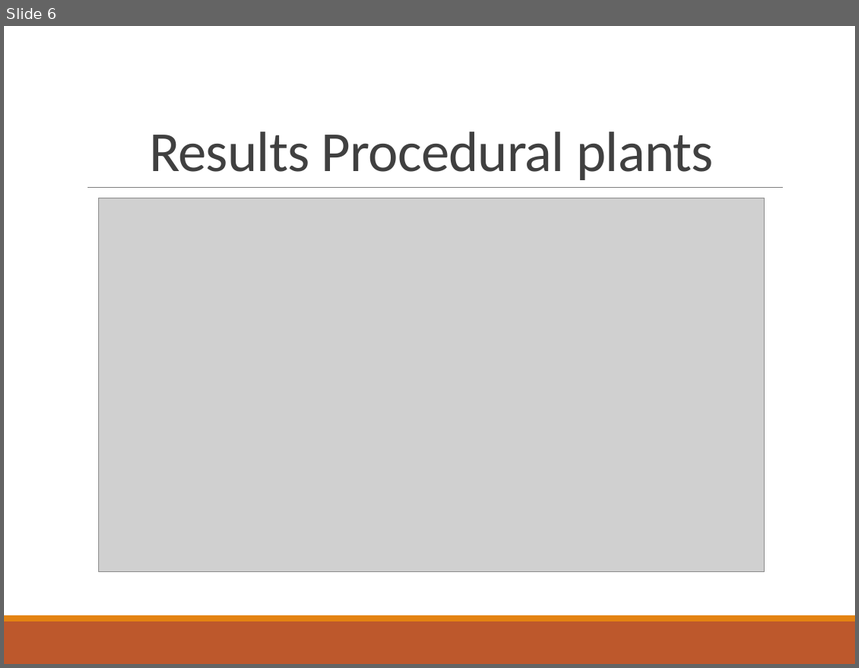
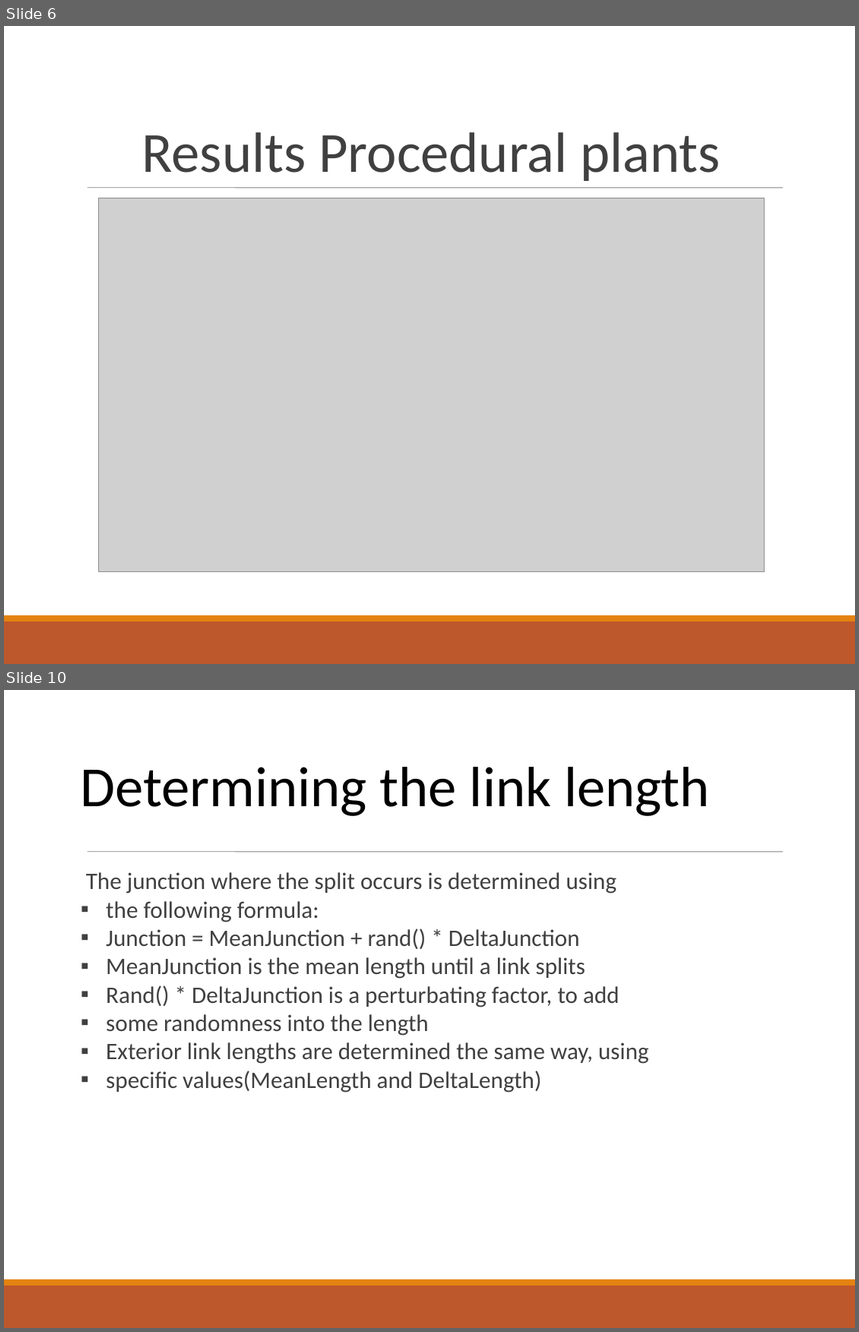
Before and after one commit to Philipp-M/ACG, a slide deck: proceduralTerrainAndTrees_project2/presentation/Advanced Computer Graphics.pptx. Shown one above the other, each under a label of ours: slide 6 before the commit, slides 6 and 10 after it; the slides between them are not shown. The pictures are 859x668 and 859x1332 pixels, drawn with LibreOffice and Linux fonts; fonts in the diff are those of the drawing; grey boxes stand for pictures. Boxes give left, top, right and bottom in pixels: in the first picture for what was removed or moved away, otherwise in the second. Text is boxed around its words. In the diff, an @@ line names an element or a change of style, - is before the commit and + after.

```diff
--- a/proceduralTerrainAndTrees_project2/presentation/Advanced Computer Graphics.pptx
+++ b/proceduralTerrainAndTrees_project2/presentation/Advanced Computer Graphics.pptx
@@ slide 10 added at (x1=4, y1=690, x2=855, y2=1328), background #FFFFFF; not listed: 3 template elements that a slide beside it also shows @@
@@ text added at (x1=81, y1=767, x2=710, y2=816), 48 pt, text #000000 @@
+Determining the link length
@@ text added at (x1=86, y1=872, x2=649, y2=1093), 20 pt, text #404040 @@
+▪ The junction where the split occurs is determined using
+  the following formula:
+▪ Junction = MeanJunction + rand() * DeltaJunction
+▪ MeanJunction is the mean length until a link splits
+▪ Rand() * DeltaJunction is a perturbating factor, to add
+  some randomness into the length
+▪ Exterior link lengths are determined the same way, using
+  specific values(MeanLength and DeltaLength)
@@ slide 6 changed as well @@
@@ text "Results Procedural plants" at (x1=142, y1=132, x2=721, y2=181): letter spacing -0.5 to 0 pt; line spacing 0.85 to 1 @@
@@ line (88, 188) - (783, 188): stroke #808080 0.5 pt to #808080 0.51 pt @@
```
Also in this commit, not shown: 5 other slides changed, 11 other slides added, 1 slide removed, 2 other files.
